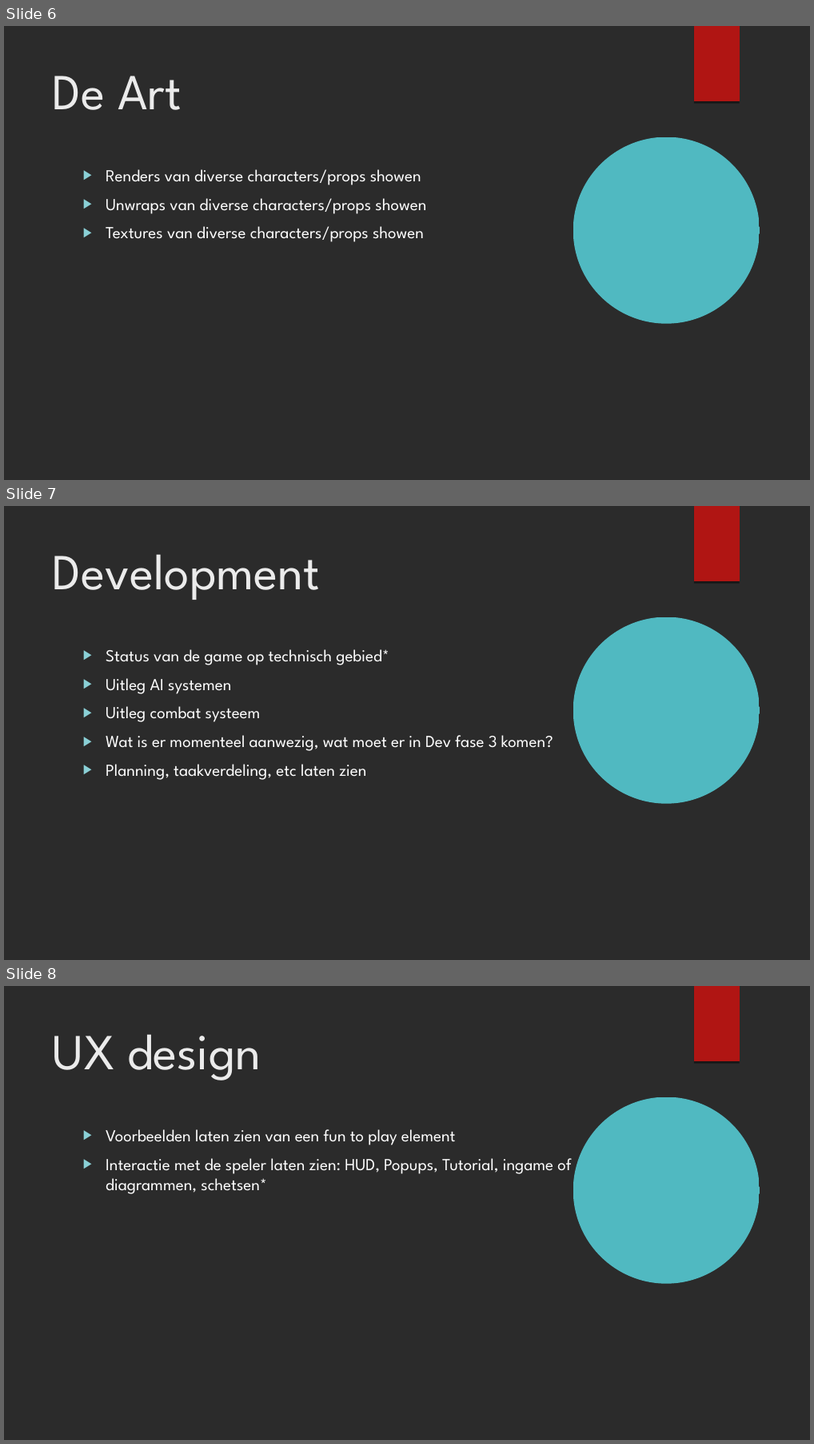
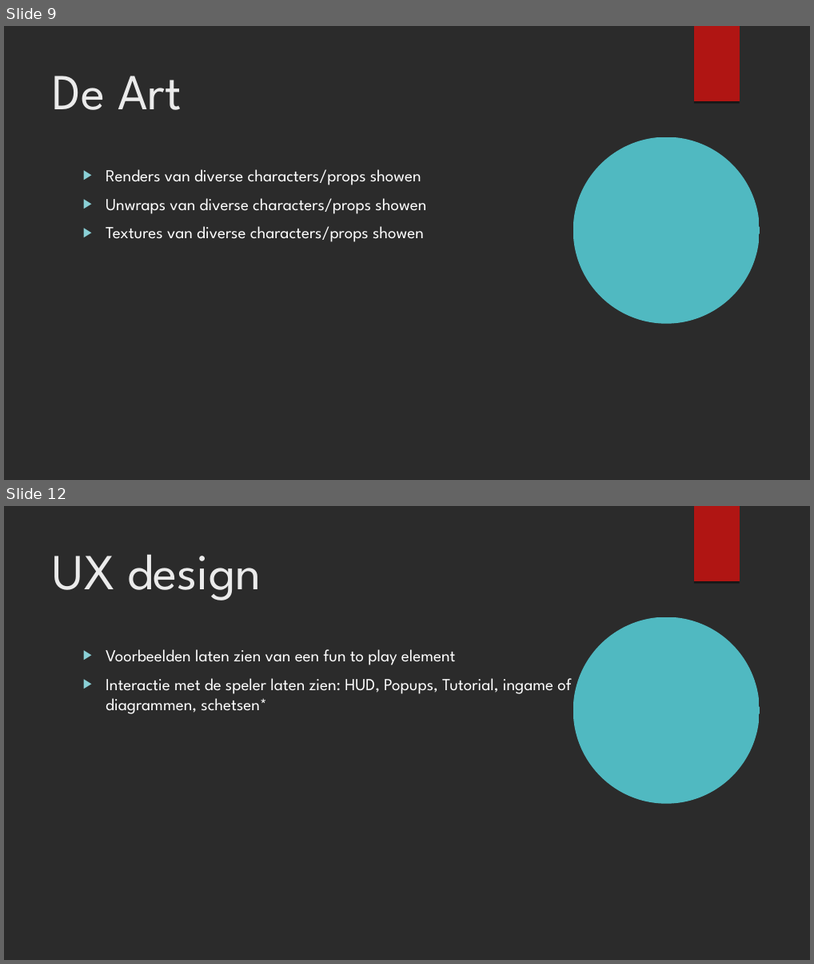
Before and after one commit to kvk4life/Nina-s-Game, a slide deck: Presentatie 3 documenten/Presentatie_sprint_3.odp. Shown one above the other, each under a label of ours: slides 6, 7 and 8 before the commit, slides 9 and 12 after it; the slides between them are not shown. The pictures are 814x1444 and 814x964 pixels, drawn with LibreOffice and Linux fonts; fonts in the diff are those of the drawing; background and template pictures are left out; a plain dark background stands for a picture behind light text. Boxes give left, top, right and bottom in pixels: in the first picture for what was removed or moved away, otherwise in the second. Text is boxed around its words. In the diff, an @@ line names an element or a change of style, - is before the commit and + after.

```diff
--- a/Presentatie 3 documenten/Presentatie_sprint_3.odp
+++ b/Presentatie 3 documenten/Presentatie_sprint_3.odp
@@ slide 7 removed at [4,506,810,960], background picture (left out); not listed: 2 template elements that a slide beside it also shows @@
@@ title removed at [53,554,320,600] @@
-Development
@@ text removed at [106,649,554,780] @@
-▶ Status van de game op technisch gebied*
-▶ Uitleg AI systemen
-▶ Uitleg combat systeem
-▶ Wat is er momenteel aanwezig, wat moet er in Dev fase 3 komen?
-▶ Planning, taakverdeling, etc laten zien
@@ what was slide 6 is now slide 9 @@
@@ what was slide 8 is now slide 12 @@
```
Also in this commit, not shown: 4 slides changed, 5 slides added.
